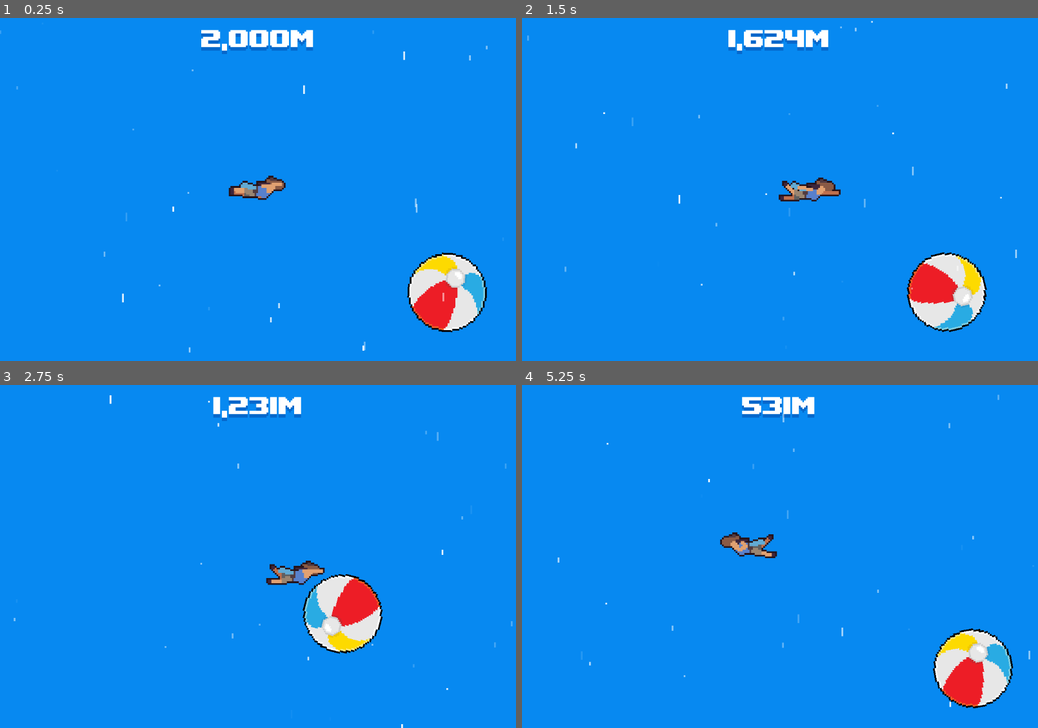
Above: before the commit, frames 1-4 (two rows, left to right).
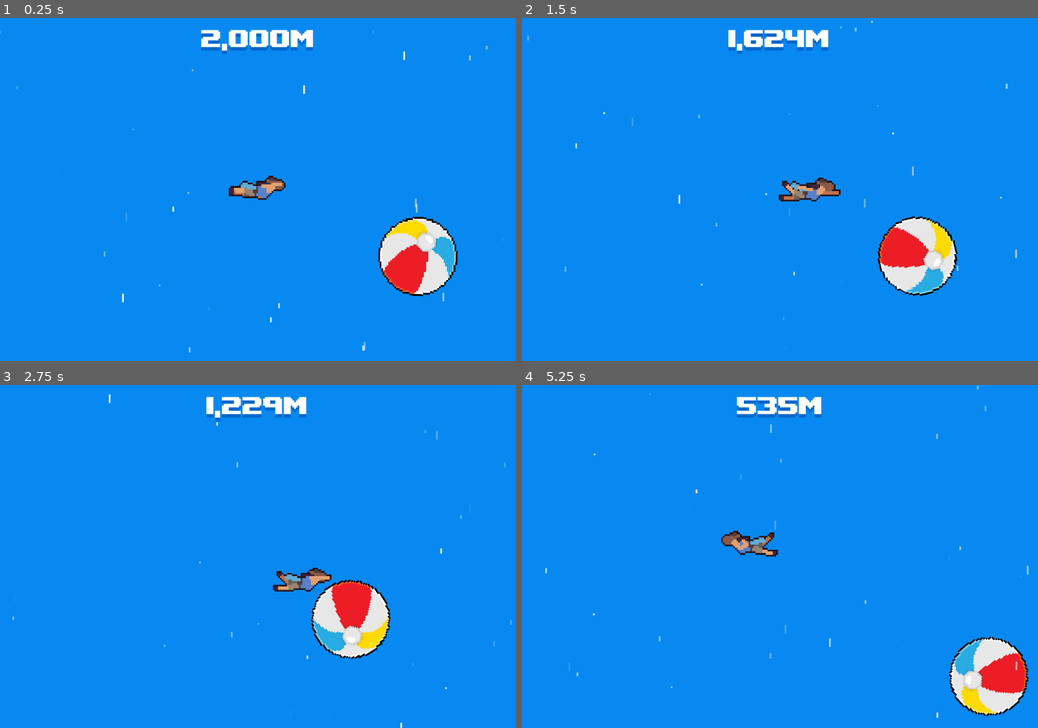
Above: after the commit, the same moments.

Repository: angeluriot/Skyfall
Game: Godot game, scene res://scenes/level.tscn
Same seed, same stepped clock (60 frames per second), same inputs: the game is played once before the commit and once after it.
Inputs:
- Up to frame 1 (0.25 s): no input
- Up to frame 2 (1.5 s): hold D (right) 0.53-1.28 s; tap Space (grab) at 0.6, 1.35 s; hold Down (down) from 1.28 s (still down)
- Up to frame 3 (2.75 s): release Down (down) at 2.03 s; hold D (right) from 2.03 s (still down); tap Space (grab) at 2.1 s
- Up to frame 4 (5.25 s): release D (right) at 2.78 s; hold W (up) 2.78-3.53 s; tap Space (grab) every 0.75 s from 2.85 to 5.1 s; hold A (left) 3.53-5.03 s; hold Down (down) from 5.03 s (still down)

The runs differ from the first frame. In frame 1, 4.5% of the frame differs, in the area x 73-95%, y 57-92%; in frame 2, 4.5%, in the area x 68-91%, y 57-92%; in frame 3, 3.6%; in frame 4, 4.5%.

Commit message:
Init after fall monitoring

Diff:
--- a/scenes/level.tscn
+++ b/scenes/level.tscn
@@ -56,7 +56,7 @@
 [node name="Soft" type="Node2D" parent="Entities/Objects" unique_id=185815197]
 
 [node name="Ball" parent="Entities/Objects/Soft" unique_id=169278402 instance=ExtResource("3_w8frs")]
-position = Vector2(110, 60)
+position = Vector2(93, 39)
 physics_material_override = SubResource("PhysicsMaterial_2r41h")
 
 [node name="Hard" type="Node2D" parent="Entities/Objects" unique_id=66899177]
--- a/scripts/player.gd
+++ b/scripts/player.gd
@@ -48,7 +48,7 @@
 
 
 func _on_fall_ended() -> void:
-	var rigid_body := RigidBody2D.new()
+	var rigid_body = PlayerEnd.new()
 	rigid_body.global_transform = global_transform
 	rigid_body.linear_velocity = Vector2(velocity.x, Global.speed * Global.PIXEL_PER_METER)
 	rigid_body.collision_layer = collision_layer
@@ -62,15 +62,6 @@
 	get_parent().add_child(rigid_body)
 
 	camera.position_smoothing_enabled = false
-
-	var sprite := animated_sprite
-	rigid_body.contact_monitor = true
-	rigid_body.max_contacts_reported = 1
-	rigid_body.body_entered.connect(
-		func(_body: Node) -> void:
-			sprite.material.set_shader_parameter('outline_width', 0.0),
-		CONNECT_ONE_SHOT
-	)
 
 	for entity in selected_entities:
 		deselect_entity(entity)
--- /dev/null
+++ b/scripts/player_end.gd
@@ -0,0 +1,17 @@
+extends RigidBody2D
+class_name PlayerEnd
+
+
+var outline_removed := false
+
+
+func _ready() -> void:
+	contact_monitor = true
+	max_contacts_reported = 1000
+	body_entered.connect(_on_body_entered)
+
+
+func _on_body_entered(_body: Node) -> void:
+	if not outline_removed:
+		($AnimatedSprite2D as AnimatedSprite2D).material.set_shader_parameter('outline_width', 0.0)
+		outline_removed = true
Not shown, added: scripts/player_end.gd.uid
